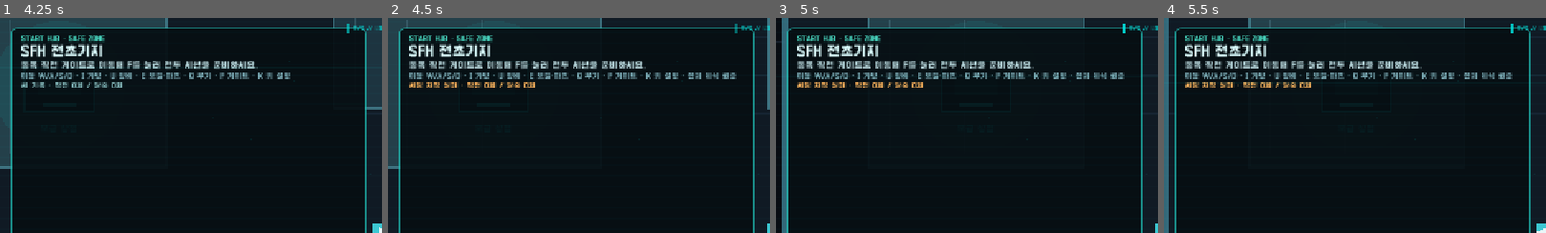
Above: before the commit, frames 1-4 (left to right).
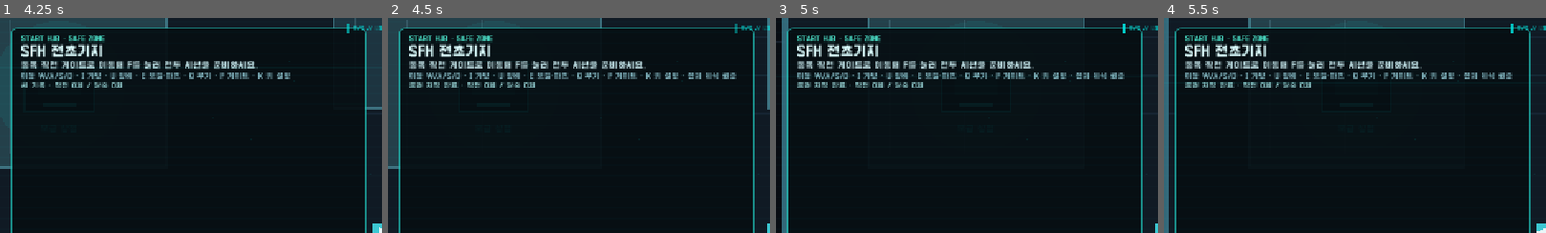
Above: after the commit, the same moments.

Repository: aedws/SFH
Game: Godot game, scene res://game/scenes/application.tscn
Two runs of this game, one before a commit and one after it. Both use one fixed random seed, a clock stepped at 60 frames per second and the inputs below.
Inputs (mouse positions are % of the whole screen's width and height, from its top left):
- Up to frame 1 (4.25 s): click "PC · 키보드 / 마우스" at 0.5 s; tap Enter (ui_accept) at 1.25, 1.52, 2.75 s; move the mouse to (72, 45) at 1.27 s; hold D (move_right) 1.28-2 s; hold Space (dash) 1.28-2 s; click (72, 45) at 1.42 s; drag from (30, 55) to (24, 16) at 2.02 s; move the mouse to (60, 28) at 2.77 s; hold D (move_right) 2.78-3.5 s; hold F (interact) 2.78-3.5 s; drag from (45, 70) to (7, 84) at 3.52 s
- Up to frame 2 (4.5 s): tap Enter (ui_accept) at 4.25 s; move the mouse to (80, 65) at 4.27 s; hold A (move_left) from 4.28 s (still down); hold Q (switch_weapon) from 4.28 s (still down)
- Up to frame 3 (5 s): keep holding A (move_left); keep holding Q (switch_weapon); tap Enter (ui_accept) at 4.52 s; tap M (toggle_map) at 4.9 s
- Up to frame 4 (5.5 s): release A (move_left) at 5 s; release Q (switch_weapon) at 5 s; drag from (20, 35) to (79, 8) at 5.02 s
The pictures show only the part of the screen within x 0-50%, y 0-50%; the shares and areas given below are measured in that part.

Frame 1 is identical in both runs. In frame 2, 0.6% of the frame differs, in the area x 5-39%, y 29-33%; in frame 3, 0.6%; in frame 4, 0.6%.

Commit message:
fix: persist fixed equipment identities safely

Diff:
--- a/docs/assets/code-module-map.json
+++ b/docs/assets/code-module-map.json
@@ -1,6 +1,6 @@
 {
   "schema_version": 2,
-  "source_sha256": "7b6dea3b570f641dd03bea5dadca17253438e60cae3fae5c3d896198623f1698",
+  "source_sha256": "91d7919585c38c4616dfc85899f9163fa4eb06eff4b9e3ffcfae8776260fe354",
   "domains": [
     {
       "id": "system",
@@ -4270,7 +4270,7 @@
       "from": "verification",
       "to": "local_save",
       "type": "verifies",
-      "evidence_count": 2
+      "evidence_count": 3
     },
     {
       "from": "verification",
--- a/game/features/local_save/loadout_value_codec.gd
+++ b/game/features/local_save/loadout_value_codec.gd
@@ -7,6 +7,8 @@
 	"state": "res://game/features/equipment/equipment_item_state.gd",
 	"weapon": "res://game/features/equipment/weapon_definition.gd",
 	"armor": "res://game/features/equipment/armor_definition.gd",
+	"fixed_option": "res://game/features/equipment/equipment_fixed_option.gd",
+	"innate_skill": "res://game/features/equipment/weapon_innate_skill_definition.gd",
 	"skill": "res://game/features/equipment/skill_definition.gd",
 	"tags": "res://game/features/equipment/weapon_tag_profile.gd",
 	"slot": "res://game/features/equipment/equipment_slot_rule.gd",
--- a/game/tests/equipment_fixed_identity_contract_test.gd
+++ b/game/tests/equipment_fixed_identity_contract_test.gd
@@ -5,6 +5,7 @@
 const AUTO_WEAPON_SCENE_PATH := "res://game/features/weapons/auto_weapon.tscn"
 const IDENTITY_CSV_PATH := "res://game/features/equipment/data/equipment_identity.csv"
 const IDENTITY_TABLE_SCRIPT := preload("res://game/features/equipment/equipment_identity_table.gd")
+const LOADOUT_CODEC_SCRIPT := preload("res://game/features/local_save/loadout_value_codec.gd")
 
 
 class DummyStats extends Node:
@@ -126,6 +127,17 @@
 		== (rolled_identity.get(&"fixed_options", []) as Array),
 		"장비 저장·복원에서 획득 고정 옵션이 달라졌습니다."
 	)
+	var codec = LOADOUT_CODEC_SCRIPT.new()
+	var encoded_state: Variant = codec.encode(equipment.export_runtime_state())
+	_assert(codec.error.is_empty() and encoded_state != null, "고정 옵션·고유 스킬을 안전 저장 형식으로 인코딩하지 못했습니다.")
+	var decoded_state: Variant = codec.decode(encoded_state)
+	_assert(codec.error.is_empty() and decoded_state is Dictionary, "고정 옵션·고유 스킬을 안전 저장 형식에서 복원하지 못했습니다.")
+	_assert(restored_equipment.restore_runtime_state(decoded_state), "직렬화된 장비 고정 정체성을 적용하지 못했습니다.")
+	_assert(
+		(restored_equipment.get_active_weapon_identity_snapshot().get(&"fixed_options", []) as Array)
+		== (rolled_identity.get(&"fixed_options", []) as Array),
+		"프로세스 저장 형식을 거치며 획득 고정 옵션이 달라졌습니다."
+	)
 	equipment.equip_state(&"main", main_state)
 
 	var projectile_parent := Node2D.new()
Not shown, changed: docs/architecture/module-audit.md
Not shown, changed: docs/development-status.md
Not shown, changed: docs/features/equipment-fixed-identity.md
Not shown, changed: docs/index.md
